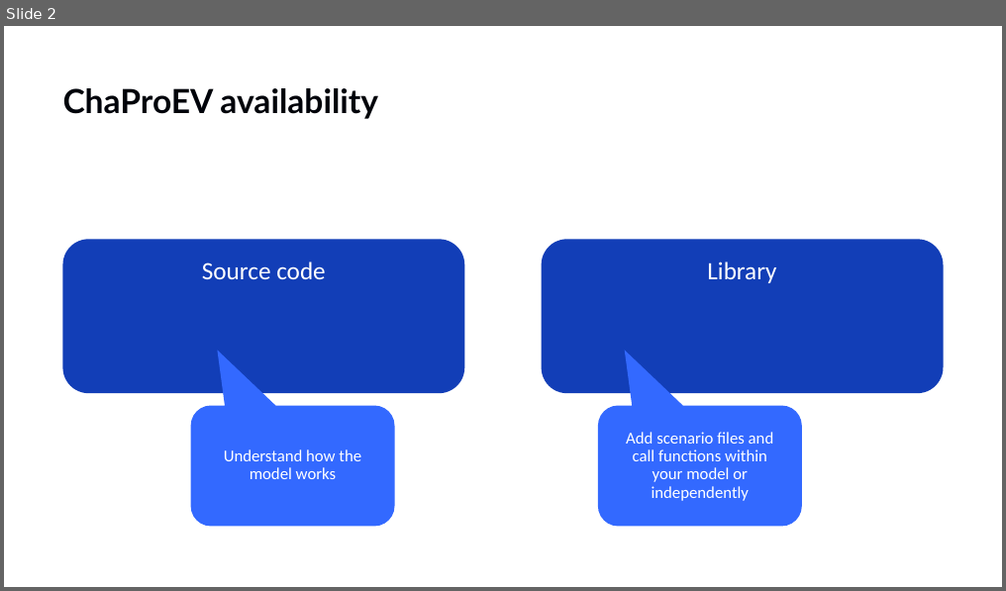
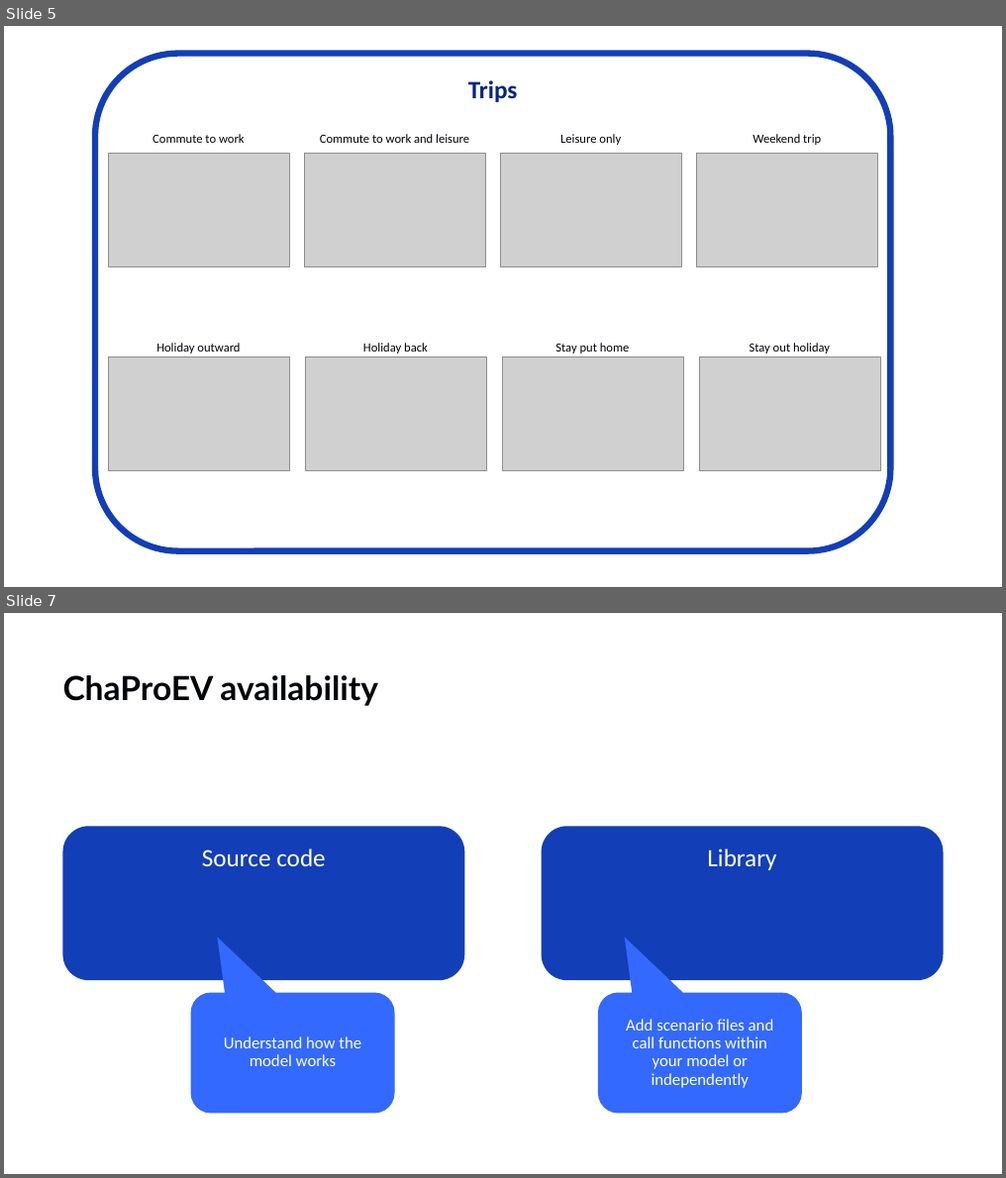
Before and after one commit to TNO/ChaProEV, a slide deck: ChaProEV.pptx. Shown one above the other, each under a label of ours: slide 2 before the commit, slides 5 and 7 after it; the slides between them are not shown. The pictures are 1006x591 and 1006x1178 pixels, drawn with LibreOffice and Linux fonts; fonts in the diff are those of the drawing; grey boxes stand for pictures; background and template pictures are left out. Boxes give left, top, right and bottom in pixels: in the first picture for what was removed or moved away, otherwise in the second. Text is boxed around its words. In the diff, an @@ line names an element or a change of style, - is before the commit and + after.

```diff
--- a/ChaProEV.pptx
+++ b/ChaProEV.pptx
@@ slide 5 added at <box>4,26,1002,587</box>, background #FFFFFF @@
@@ group added at <box>95,53,891,551</box>: 8 texts, 8 pictures, 1 rounded rectangle @@
+Trips
+Commute to work
+Commute to work and leisure
+Leisure only
+Weekend trip
+Holiday outward
+Holiday back
+Stay put home
+Stay out holiday
@@ what was slide 2 is now slide 7 @@
```
Also in this commit, not shown: 5 other slides added, 2 other files.
